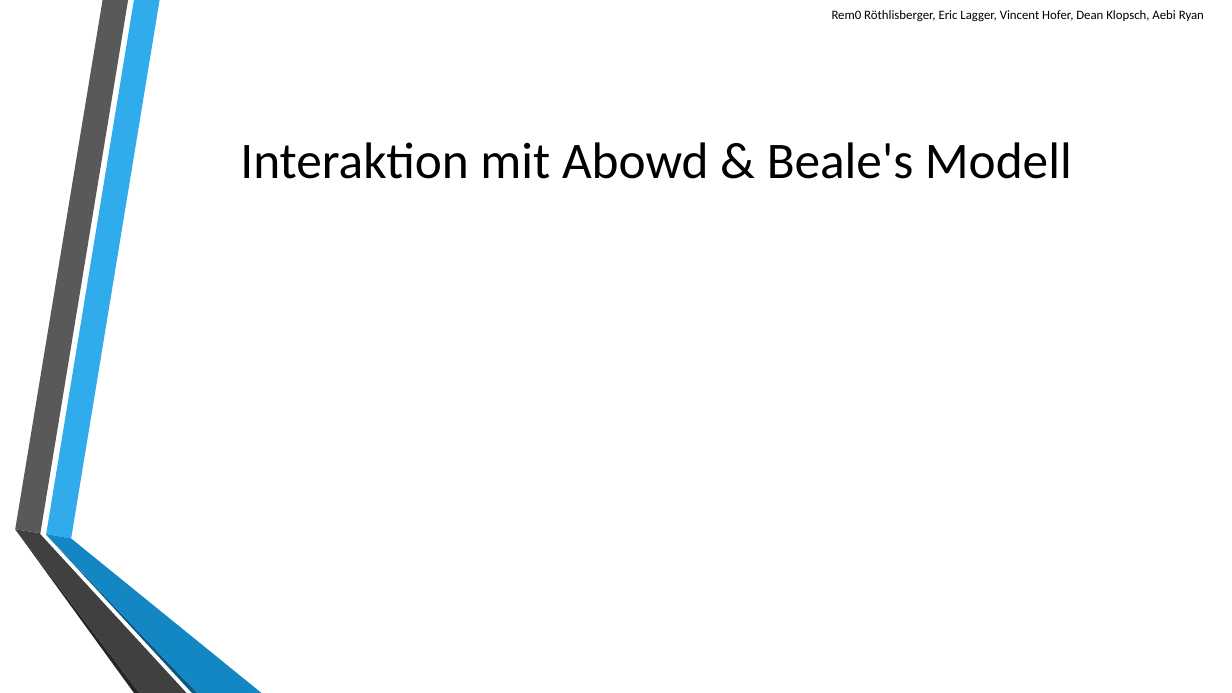
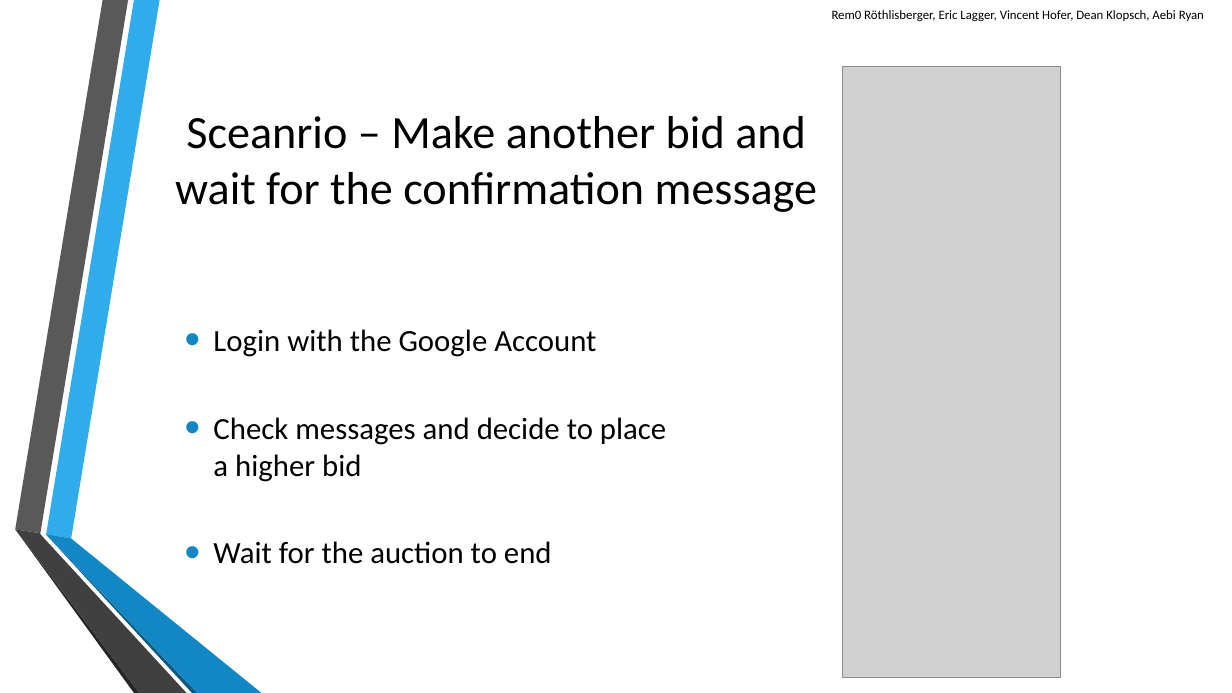
Before and after one commit to scg-unibe-ch/ese2016-team8, a slide deck: slide 9 of baseProject/presentation/Presentation-Team8.pptx (slide 7 before the commit). Drawn at 1232x693 pixels with LibreOffice and Linux fonts; fonts in the diff are those of the drawing; grey boxes stand for pictures; background and template pictures are left out. Boxes give left, top, right and bottom in pixels: in the first picture for what was removed or moved away, otherwise in the second. Text is boxed around its words. In the diff, an @@ line names an element or a change of style, - is before the commit and + after.

Commit message:
Presentation work

```diff
--- a/baseProject/presentation/Presentation-Team8.pptx
+++ b/baseProject/presentation/Presentation-Team8.pptx
@@ picture added at [843,67,1061,677] @@
@@ title at [175,116,817,212]: text changed; size 40 to 36 pt @@
-Interaktion mit Abowd & Beale's Modell
+Sceanrio – Make another bid and wait for the confirmation message
@@ text added at [213,329,666,564], 24 pt, text #000000 @@
+• Login with the Google Account
+• Check messages and decide to place a higher bid
+• Wait for the auction to end
```
Also in this commit, not shown: 5 other slides changed, 2 slides added, 1 slide removed, 6 other files.
